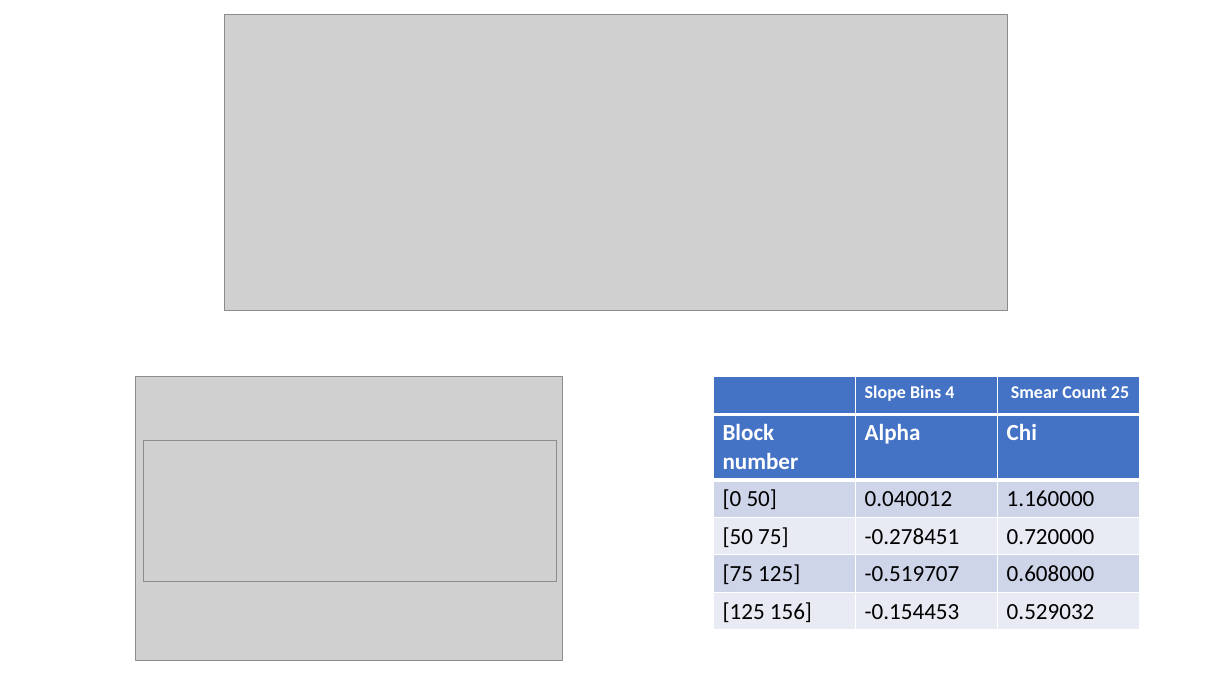
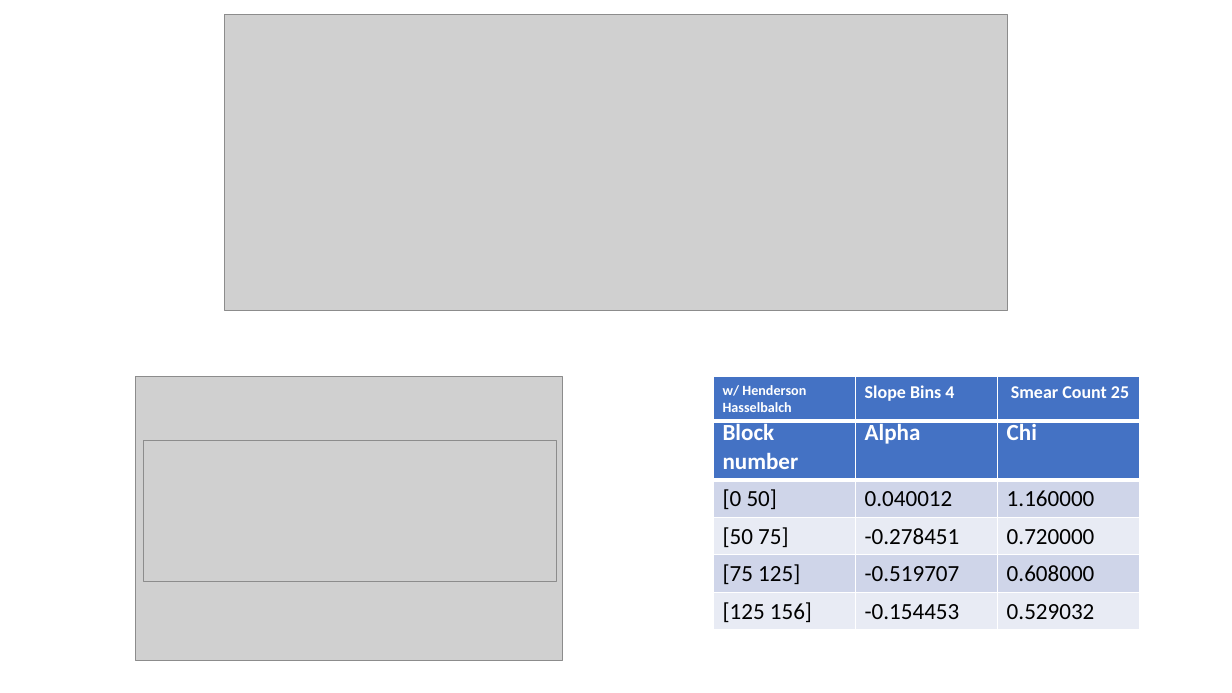
Before and after one commit to tyokokur/presentations, a slide deck: slide 2 of NLH.pptx. Drawn at 1232x693 pixels with LibreOffice and Linux fonts; fonts in the diff are those of the drawing; grey boxes stand for pictures. Boxes give left, top, right and bottom in pixels: in the first picture for what was removed or moved away, otherwise in the second. Text is boxed around its words. In the diff, an @@ line names an element or a change of style, - is before the commit and + after.

```diff
--- a/NLH.pptx
+++ b/NLH.pptx
@@ table at box(714, 377, 1141, 421) @@
-row 1, column 1: 
+row 1, column 1: w/ Henderson Hasselbalch
```
Also in this commit, not shown: 1 other slide changed, 1 other file.
